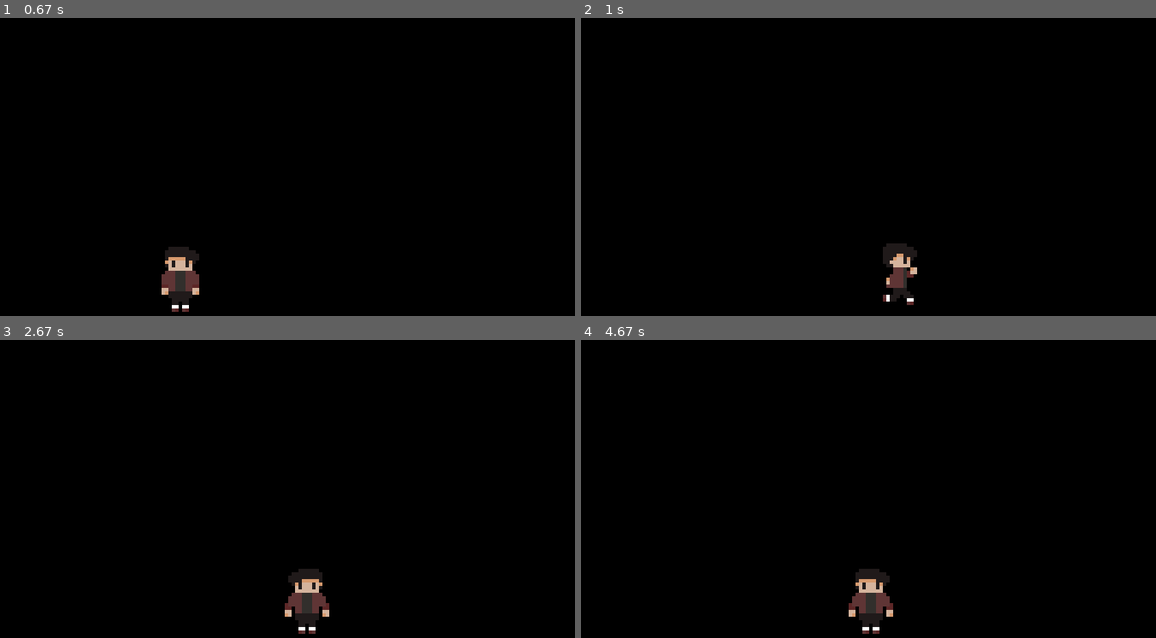
Above: before the commit, frames 1-4 (two rows, left to right).
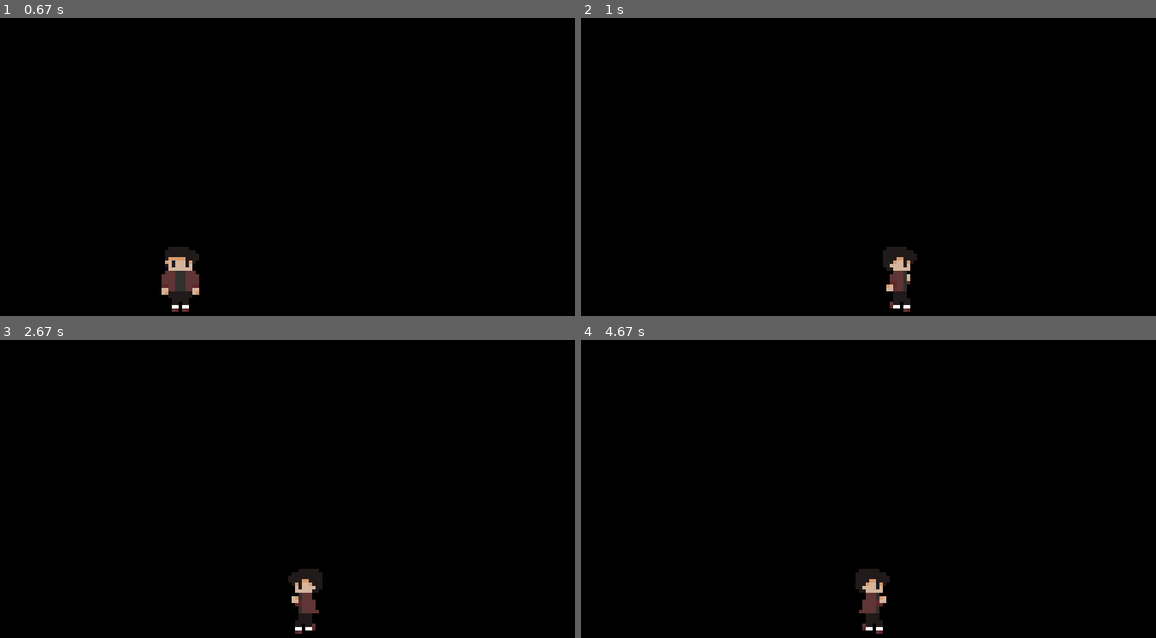
Above: after the commit, the same moments.

Repository: VinicciusSantos/Estudos-Pygame
Game: pygame game, started from main.py
Two runs of this game, one before a commit and one after it. Both use one fixed random seed, a clock stepped at 60 frames per second and the inputs below.
Inputs (mouse positions are in pixels of both pictures, inside the frame that each line leads up to):
- Up to frame 1 (0.67 s): click (281, 223) at 0.38 s
- Up to frame 2 (1 s): hold Right from 0.67 s (still down); move the mouse to (839, 184) at 0.7 s
- Up to frame 3 (2.67 s): release Right at 1.13 s; hold Up 1.17-1.47 s; hold Right 1.5-1.97 s; hold Left 2-2.53 s; hold Left from 2.57 s (still down)
- Up to frame 4 (4.67 s): release Left at 2.97 s; hold Up 3-3.37 s; hold Right 3.4-4.03 s; hold Left 4.07-4.53 s; hold Right from 4.57 s (still down)

Frame 1 is identical in both runs. In frame 2, 0.5% of the frame differs, in the area x 52-59%, y 75-99%; in frame 3, 0.6%, in the area x 49-58%, y 80-99%; in frame 4, 0.6%.

Commit message:
Array de indx de anim de correr

Diff:
--- a/main.py
+++ b/main.py
@@ -30,7 +30,6 @@
 tempo = pygame.time.Clock()
 G = 10
 
-
 # Função que escreve textos na tela
 def draw_text(texto, fonte, cor, tela, x, y):
     text_obj = font.render(texto, 1, cor)
@@ -50,8 +49,12 @@
             img = sprite_sheet.subsurface((i * 32, 0), (32, 32))
             self.sprites.append(img)
 
-        self.atual, self.indice = 0, 3
+        self.atual, self.pular_call_se_impar = 0, 3
         self.image = self.sprites[self.atual]
+
+
+        self.sequencia_correr = [4, 5, 4, 6, 7, 8, 7, 6]
+        self.correr_anim_indx = 0
 
         # Definindo a posição inicial do personagem
         self.rect = self.image.get_rect()
@@ -64,9 +67,13 @@
 
     def pulo(self): # Função chamada quando apertamos "W" ou "Up"
         self.pular = True
+        self.reset_correr_idx()
 
     def andar(self): # Função chamada quando apertamos "A", "D", "Left" ou "Right"
         self.correr = True
+
+    def reset_correr_idx(self):
+        self.correr_anim_indx= 0
 
     def update(self):
         # Configurando o pulo:
@@ -86,16 +93,17 @@
                 self.atual += 0.3
             if self.atual >= 4: # A posição 4 é quando começa a correr. Então voltamos ao inicio
                 self.atual = 0
-
-        elif self.correr and self.indice % 2 == 0:
-            # se o index da animacao for maior ou igual a 8, reverter a animacao
-            # se for menor que 4, ir no fluxo normal,
-            # se nao for nenhum dos dois, nao mudar, continuar sendo True ou False
-            self.reverse = self.atual >= 8 or (False if self.atual <= 4 else self.reverse)
-            self.atual = self.reverse and self.atual - 1 or self.atual + 1
-
-
-        self.indice += 1
+            self.reset_correr_idx()
+
+        elif self.correr and self.pular_call_se_impar % 2 == 0:
+
+            if self.correr_anim_indx >= len(self.sequencia_correr):
+                self.reset_correr_idx()
+            self.atual = self.sequencia_correr[self.correr_anim_indx]
+            self.correr_anim_indx += 1
+
+
+        self.pular_call_se_impar += 1
 
         self.image = self.sprites[int(self.atual)]
 
